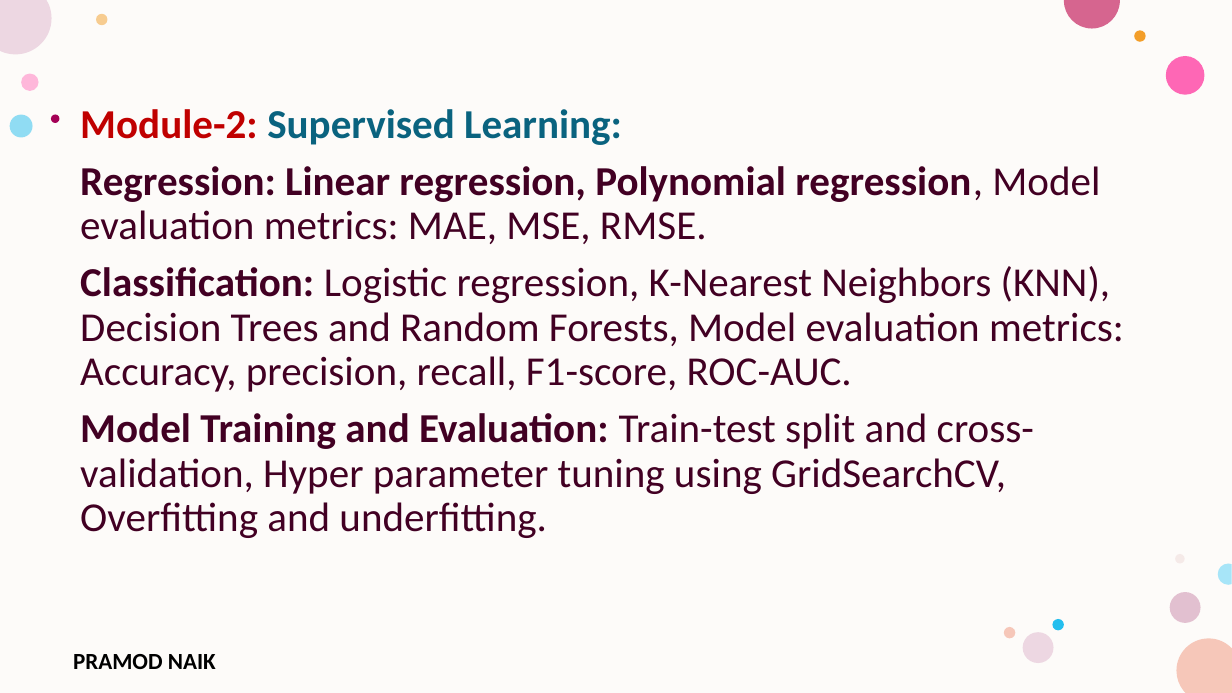
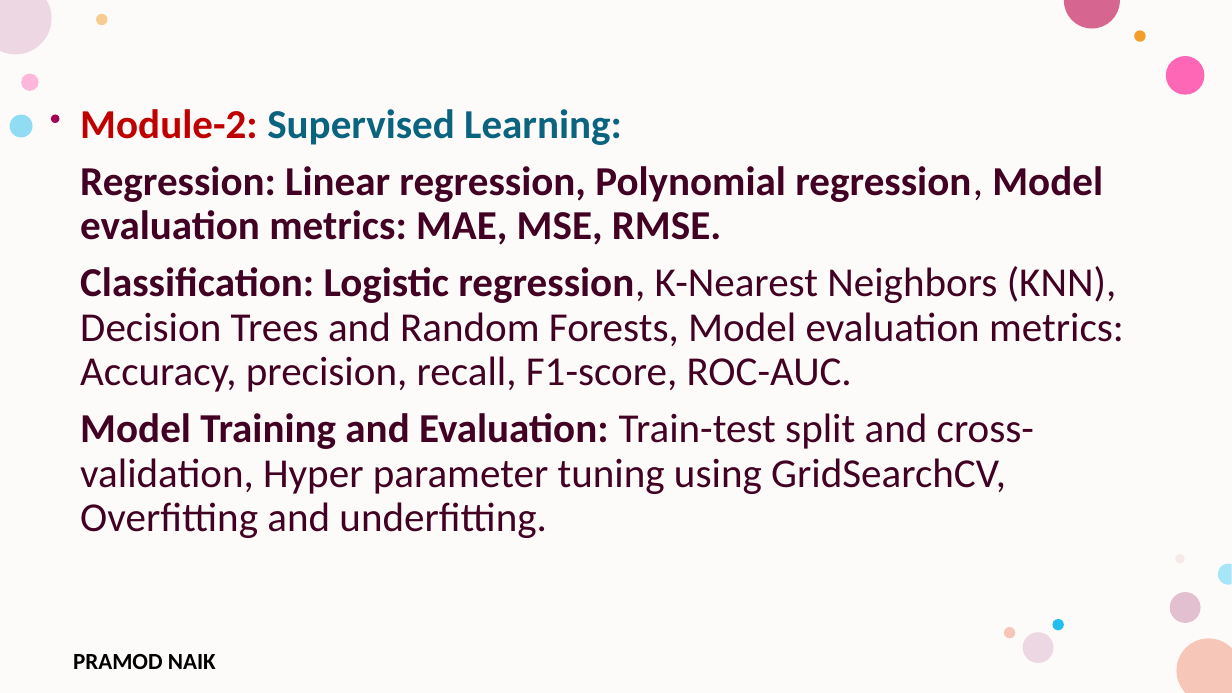
Before and after one commit to PRAMODNAIK-DEV/MCA-2nd-Sem-ML-Data-Analytics-Shridevi-College, a slide deck: slide 84 of Theory Class-Notes/Unit-2 Supervised Learning.pptx (slide 59 before the commit). Drawn at 1232x693 pixels with LibreOffice and Linux fonts; fonts in the diff are those of the drawing; background and template pictures are left out. Boxes give left, top, right and bottom in pixels: in the first picture for what was removed or moved away, otherwise in the second. Text is boxed around its words. In the diff, an @@ line names an element or a change of style, - is before the commit and + after.

```diff
--- a/Theory Class-Notes/Unit-2 Supervised Learning.pptx
+++ b/Theory Class-Notes/Unit-2 Supervised Learning.pptx
@@ text at (80,166,1124,392): bold on in "Model evaluation metrics: MAE, MSE, RMSE.", "Logistic regression," @@
```
Also in this commit, not shown: 4 other slides changed, 23 slides added, 21 slides removed, 12 other files.
